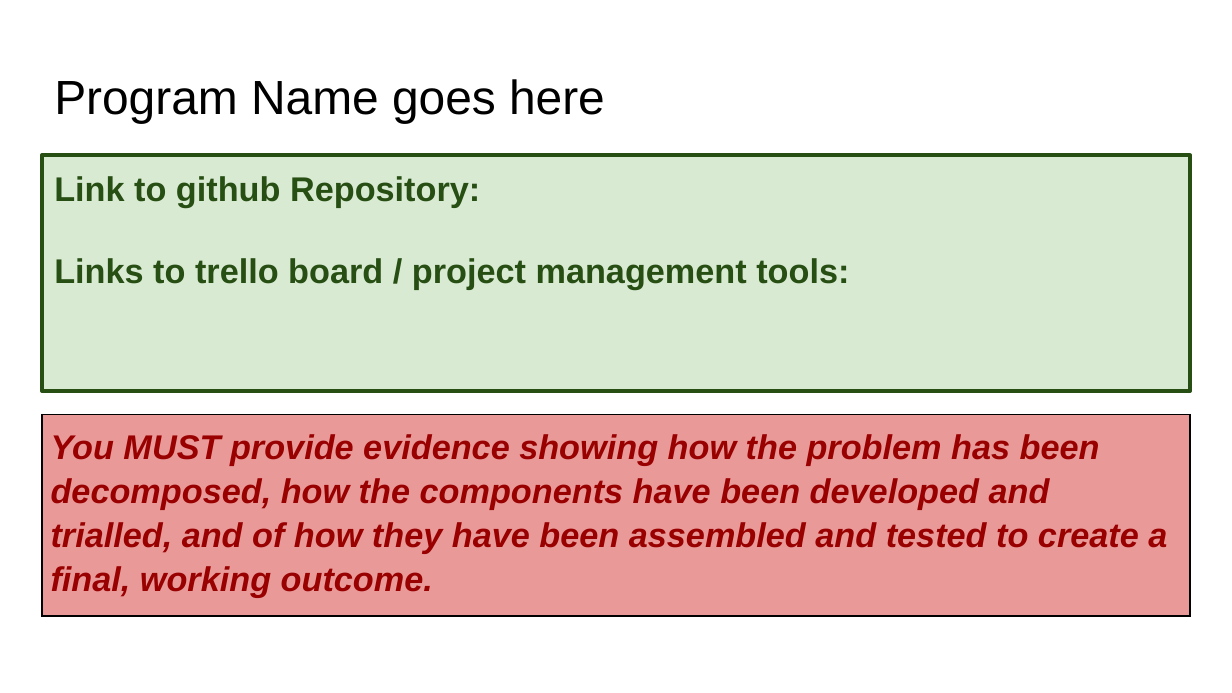
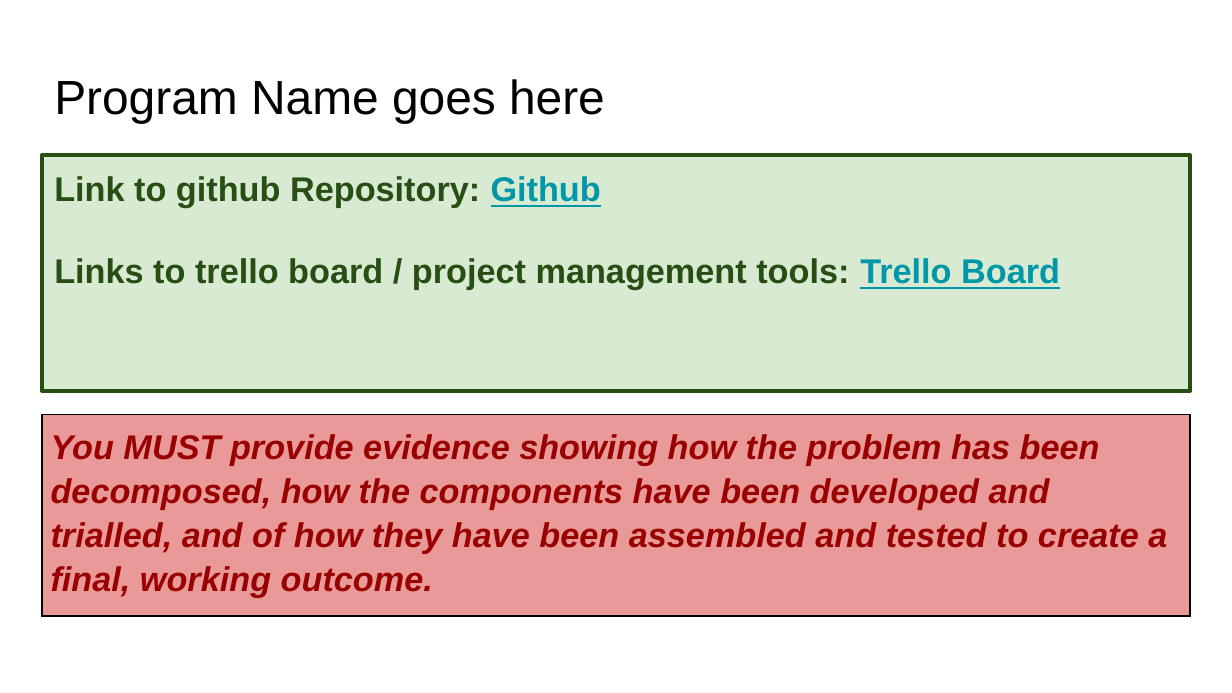
Before and after one commit to Tymara001/Jewellery_Bot, a slide deck: slide 1 of Tymara Manu Fepale - 000_91896 _ 91897 Documentation - 2444936.pptx. Drawn at 1232x693 pixels with LibreOffice and Linux fonts; fonts in the diff are those of the drawing. Boxes give left, top, right and bottom in pixels: in the first picture for what was removed or moved away, otherwise in the second. Text is boxed around its words. In the diff, an @@ line names an element or a change of style, - is before the commit and + after.

Commit message:
Added github and trello board
Added GitHub and Trello board links to PowerPoint

```diff
--- a/Tymara Manu Fepale - 000_91896 _ 91897 Documentation - 2444936.pptx
+++ b/Tymara Manu Fepale - 000_91896 _ 91897 Documentation - 2444936.pptx
@@ text at [54,176,1060,290]: text changed @@
-Link to github Repository:
-Links to trello board / project management tools:
+Link to github Repository: Github
+Links to trello board / project management tools: Trello Board
```
